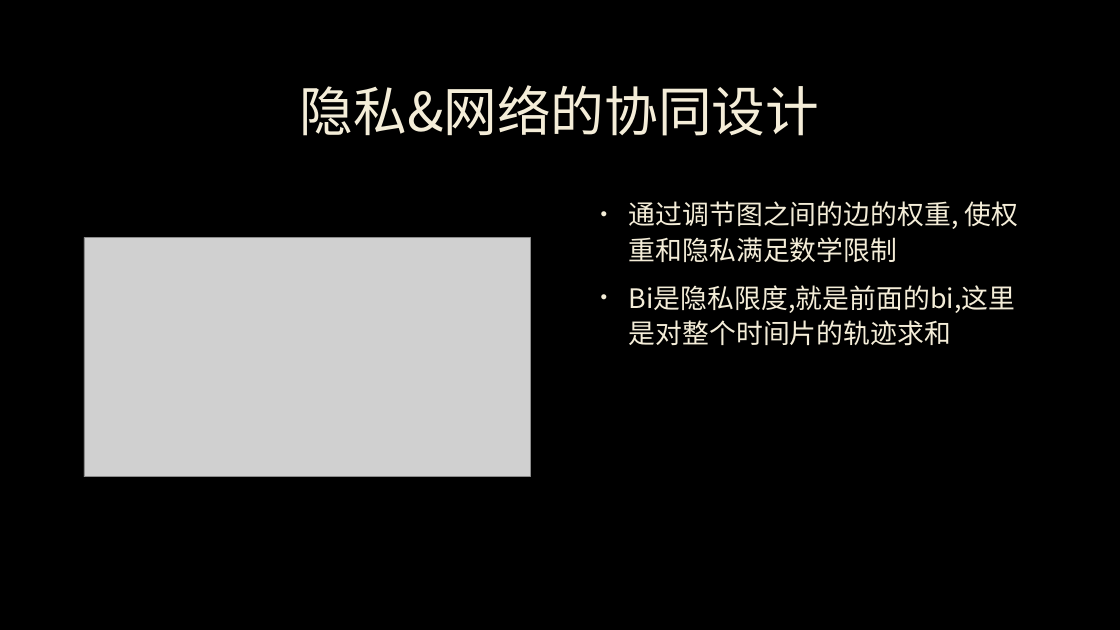
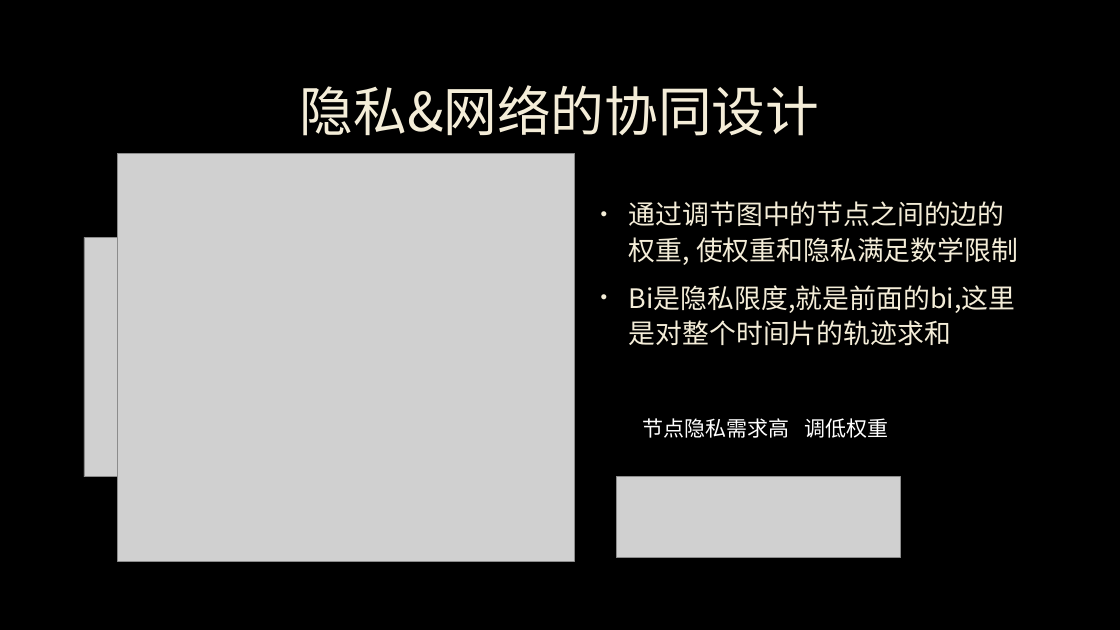
Before and after one commit to YCDR-810518/LearningNoteBookInWinter, a slide deck: slide 5 of 学习资料/python学习的相关资料/ai组的学习计划&路径/2026-2/2026人工智能组中期考核/B题_姚晨_计算机学院计算机类(12)班/答辩ppt/差分隐私控制答辩报告.pptx. Drawn at 1120x630 pixels with LibreOffice and Linux fonts; fonts in the diff are those of the drawing; grey boxes stand for pictures; background and template pictures are left out. Boxes give left, top, right and bottom in pixels: in the first picture for what was removed or moved away, otherwise in the second. Text is boxed around its words. In the diff, an @@ line names an element or a change of style, - is before the commit and + after.

```diff
--- a/学习资料/python学习的相关资料/ai组的学习计划&路径/2026-2/2026人工智能组中期考核/B题_姚晨_计算机学院计算机类(12)班/答辩ppt/差分隐私控制答辩报告.pptx
+++ b/学习资料/python学习的相关资料/ai组的学习计划&路径/2026-2/2026人工智能组中期考核/B题_姚晨_计算机学院计算机类(12)班/答辩ppt/差分隐私控制答辩报告.pptx
@@ picture added at (118,153,575,561) @@
@@ text at (629,201,1018,265): text changed @@
-• 通过调节图之间的边的权重, 使权重和隐私满足数学限制
+• 通过调节图中的节点之间的边的权重, 使权重和隐私满足数学限制
@@ text added at (643,418,888,438), 18 pt, text #FFFFFF @@
+节点隐私需求高 调低权重
@@ picture added at (617,477,902,558) @@
```
Also in this commit, not shown: 1 slide added.
